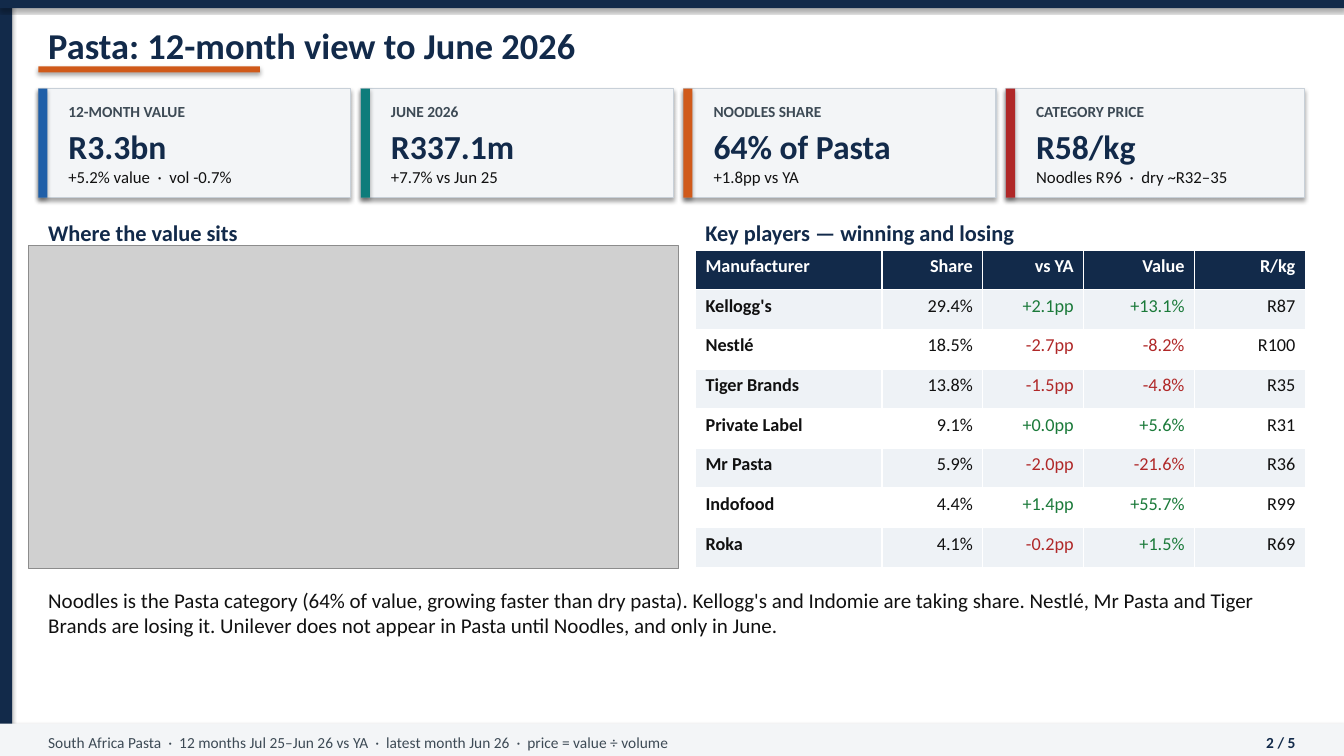
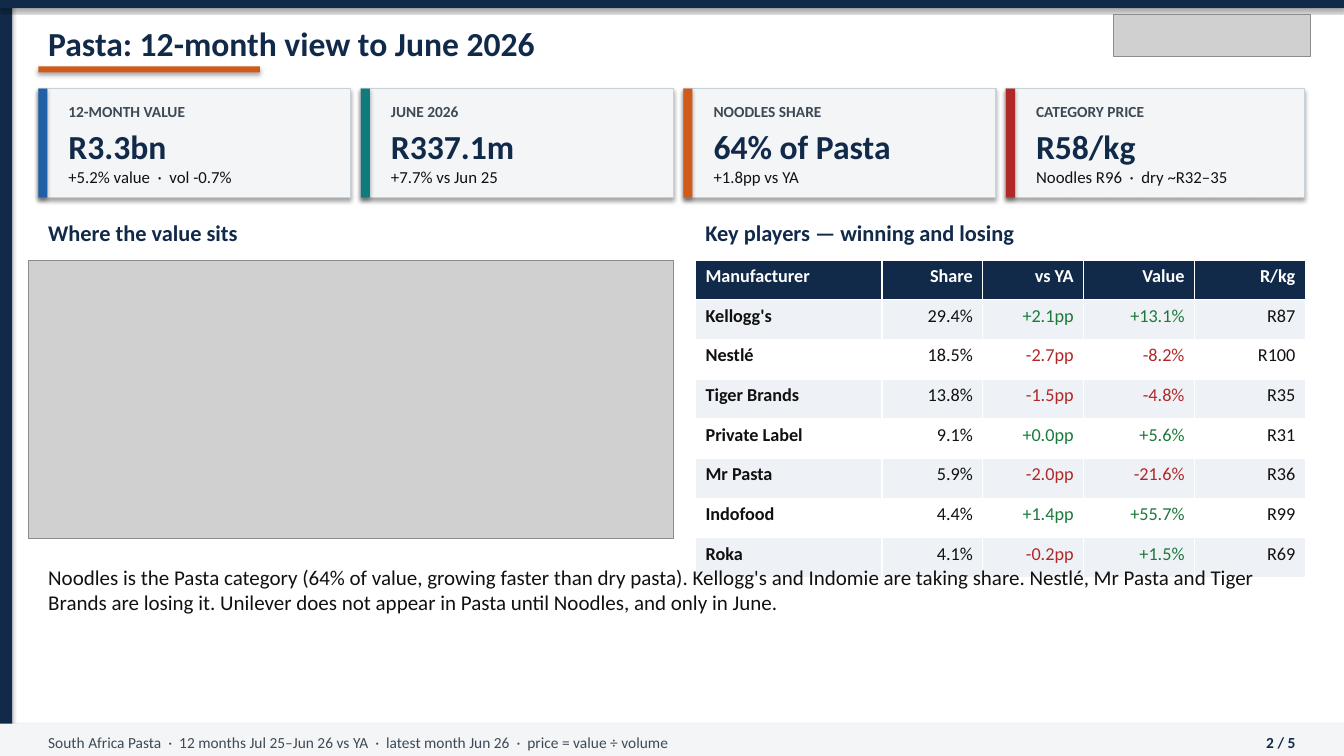
Before and after one commit to Joemusa/pasta, a slide deck: slide 2 of output/Unilever_Pasta_Noodles_Jun2026.pptx. Drawn at 1344x756 pixels with LibreOffice and Linux fonts; fonts in the diff are those of the drawing; grey boxes stand for pictures. Boxes give left, top, right and bottom in pixels: in the first picture for what was removed or moved away, otherwise in the second. Text is boxed around its words. In the diff, an @@ line names an element or a change of style, - is before the commit and + after.

```diff
--- a/output/Unilever_Pasta_Noodles_Jun2026.pptx
+++ b/output/Unilever_Pasta_Noodles_Jun2026.pptx
@@ text "Pasta: 12-month view to June ..." at <box>48,32,535,57</box>: size 26 to 24 pt @@
@@ picture added at <box>1114,14,1311,56</box> @@
@@ picture: place and size @@
-picture at <box>28,246,679,569</box>
+picture at <box>28,260,674,538</box>
@@ table: place and size @@
-table at <box>696,250,1306,568</box>
+table at <box>696,260,1306,578</box>
@@ text "Noodles is the Pasta category ...": place and size @@
-text "Noodles is the Pasta category ..." at <box>48,593,1253,637</box>
+text "Noodles is the Pasta category ..." at <box>48,570,1253,614</box>
```
Also in this commit, not shown: 2 other slides changed, 5 other files.
